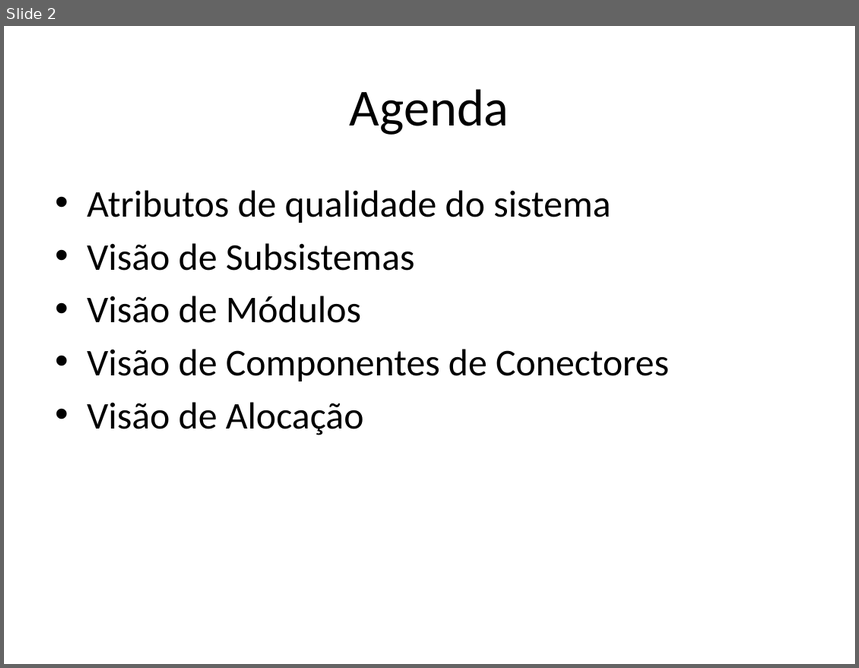
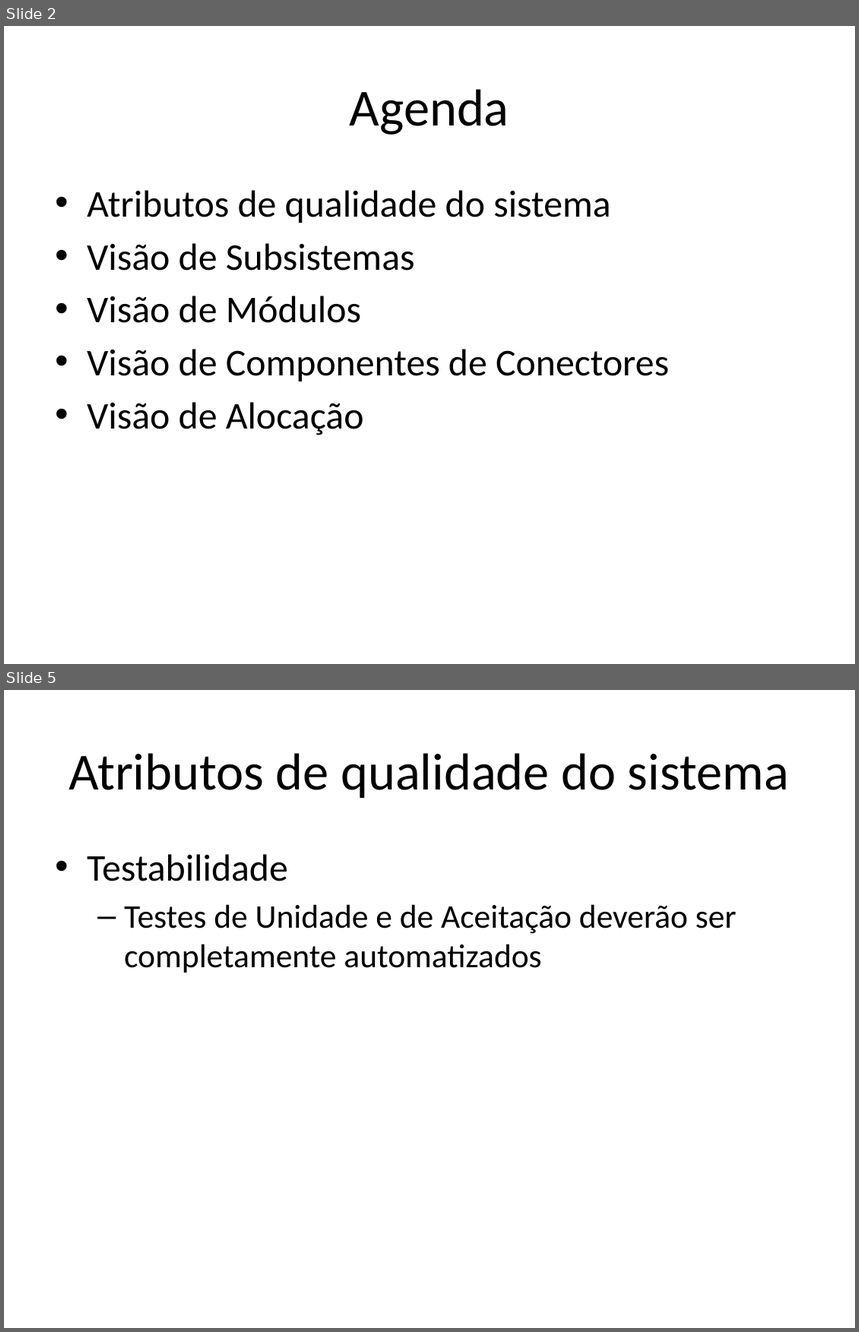
Before and after one commit to amslv/SIGEAS, a slide deck: 01-SISTEMA/02-ANALISE E PROJETO/ARQ-Documento de Arquitetura.pptx. Shown one above the other, each under a label of ours: slide 2 before the commit, slides 2 and 5 after it; the slides between them are not shown. The pictures are 859x668 and 859x1332 pixels, drawn with LibreOffice and Linux fonts; fonts in the diff are those of the drawing. Boxes give left, top, right and bottom in pixels: in the first picture for what was removed or moved away, otherwise in the second. Text is boxed around its words. In the diff, an @@ line names an element or a change of style, - is before the commit and + after.

```diff
--- a/01-SISTEMA/02-ANALISE E PROJETO/ARQ-Documento de Arquitetura.pptx
+++ b/01-SISTEMA/02-ANALISE E PROJETO/ARQ-Documento de Arquitetura.pptx
@@ slide 5 added at [4,690,855,1328], background #FFFFFF @@
@@ title added at [69,753,789,798], 44 pt, text #000000 @@
+Atributos de qualidade do sistema
@@ text added at [87,854,737,973], 28 pt, text #000000 @@
+• Testabilidade
+  – Testes de Unidade e de Aceitação deverão ser completamente automatizados
```
Also in this commit, not shown: 1 slide changed, 9 other slides added, 1 other file.
